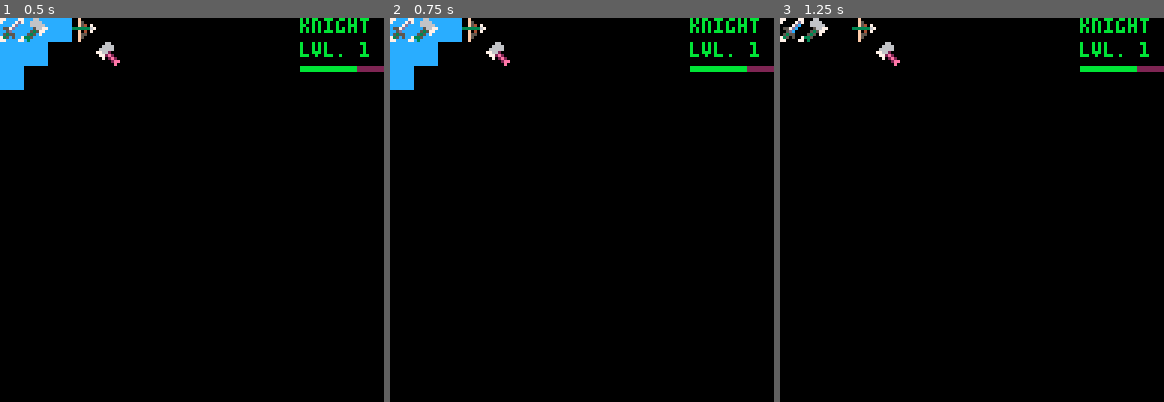
Above: before the commit, frames 1-3 (left to right).
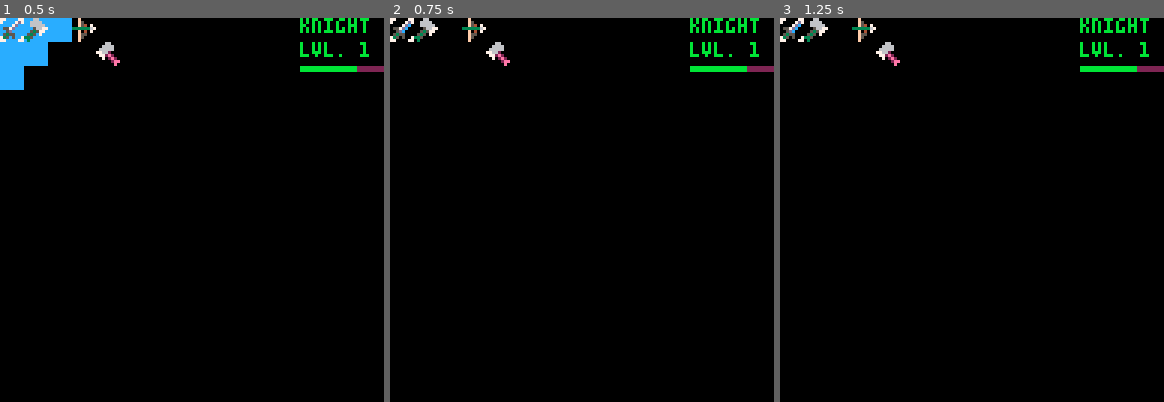
Above: after the commit, the same moments.

Repository: cstephen/PICO-8-Tactics
Game: PICO-8 cartridge tactics.p8
Two runs of this game, one before a commit and one after it. Both use one fixed random seed, a clock stepped at 60 frames per second and the inputs below.
Inputs:
- Up to frame 1 (0.5 s): tap O (Z key) at 0.33 s
- Up to frame 2 (0.75 s): tap O (Z key) at 0.7 s
- Up to frame 3 (1.25 s): tap X (X key) at 1.07 s

Frame 1 is identical in both runs. In frame 2, 2.0% of the frame differs, in the area x 0-19%, y 0-19%; in frame 3, nothing differs.

Commit message:
Allow units to repeat the same attack from the same spot.

Diff:
--- a/tactics.p8
+++ b/tactics.p8
@@ -133,10 +133,12 @@
     elseif moving == true
     and attacking == false
     and valid[select.x] != nil
-    and valid[select.x][select.y] != nil
-    and typemask[select.x][select.y] == "neutral" then
-      move(select.x, select.y)
-      attackspaces()
+    and valid[select.x][select.y] != nil then
+      if typemask[select.x][select.y] == "neutral"
+      or (select.x == friendly.x and select.y == friendly.y) then
+        move(select.x, select.y)
+        attackspaces()
+      end
     elseif moving == false
     and attacking == true then
       if bg[select.x][select.y].sprite == 253 then
@@ -384,7 +386,6 @@
   friendly = alias(x, y)
   moving = true
   explorerange(friendly.x, friendly.y, friendly.speed, 254, {"neutral", "good"}, {"evil"})
-  valid[friendly.x][friendly.y] = nil
 end
 
 function move(x, y)
@@ -394,7 +395,10 @@
   }
 
   place(x, y, friendly)
-  unplace(friendly.x, friendly.y)
+
+  if x != friendly.x or y != friendly.y then
+    unplace(friendly.x, friendly.y)
+  end
 
   friendly = alias(x, y)
 
